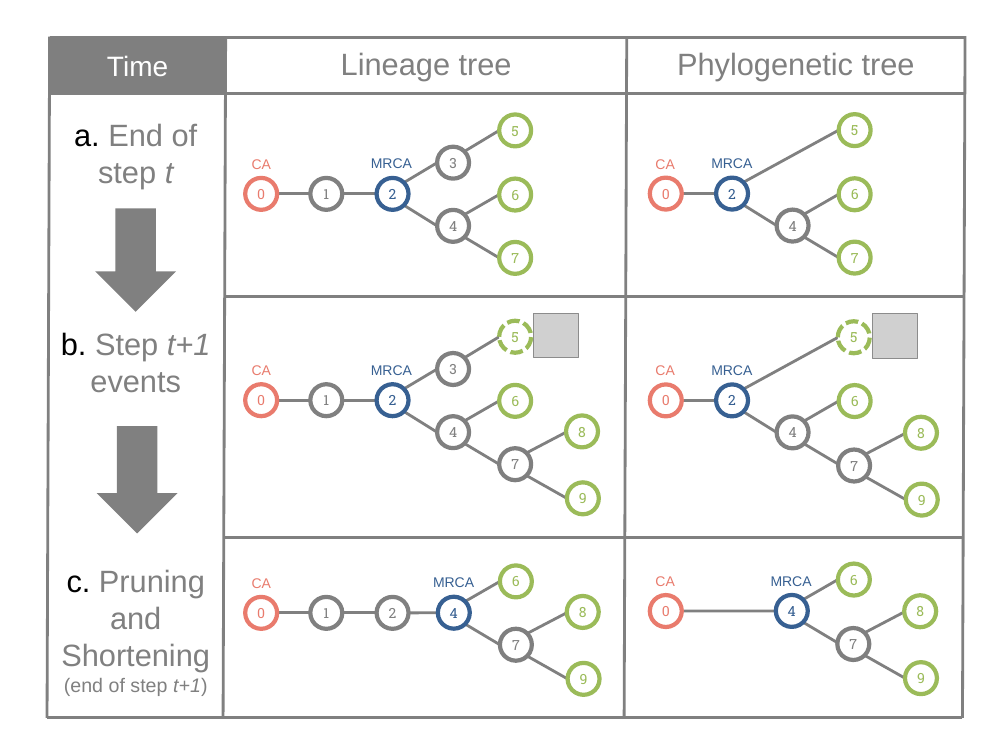
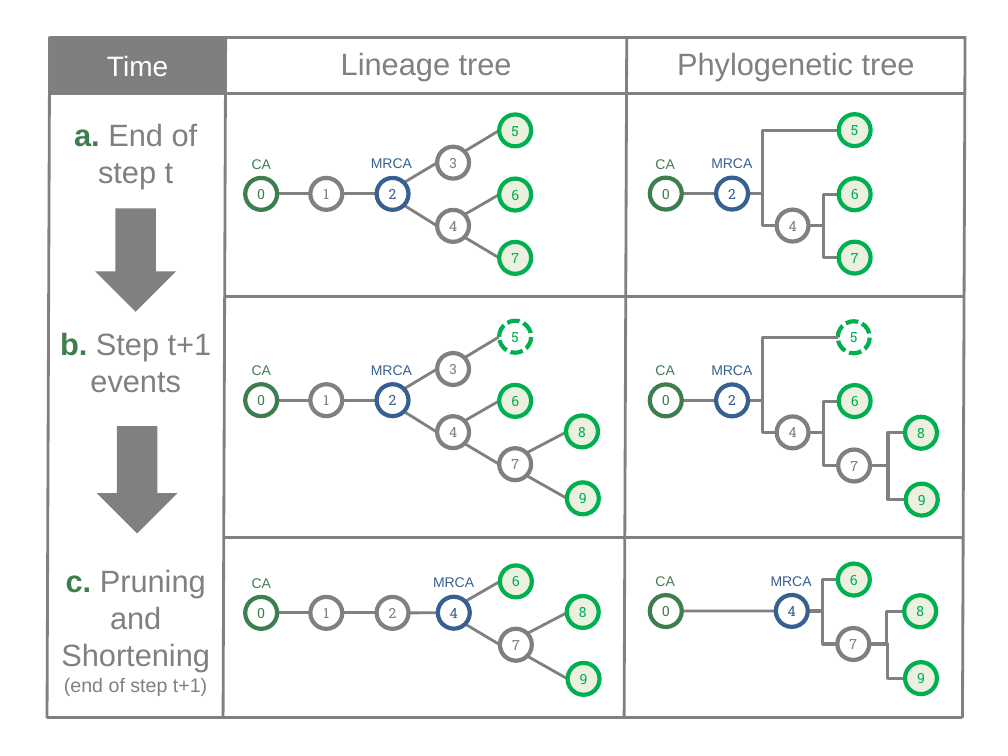
Before and after one commit to charlesrocabert/puutools, a slide deck: slide 1 of doc/basic_algorithm.pptx. Drawn at 1008x756 pixels with LibreOffice and Linux fonts; fonts in the diff are those of the drawing; grey boxes stand for pictures. Boxes give left, top, right and bottom in pixels: in the first picture for what was removed or moved away, otherwise in the second. Text is boxed around its words. In the diff, an @@ line names an element or a change of style, - is before the commit and + after.

```diff
--- a/doc/basic_algorithm.pptx
+++ b/doc/basic_algorithm.pptx
@@ text "a. End of" at bbox=[74, 123, 198, 189]: text colour #000000 to #3D7E4E, bold on in "a."; italic off in "t" @@
@@ elbow line added from (839, 130) to (748, 194), #808080 2.25 pt @@
@@ elbow line added from (776, 226) to (748, 194), #808080 2.25 pt @@
@@ elbow line added from (839, 195) to (808, 226), #808080 2.25 pt @@
@@ elbow line added from (839, 258) to (808, 226), #808080 2.25 pt @@
@@ text "b. Step t+1 events" at bbox=[60, 332, 212, 392]: text colour #000000 to #3D7E4E, bold on in "b."; italic off in "t+1" @@
@@ ellipse "5" at bbox=[499, 321, 531, 353]: text colour #9BBB59 to #00B050; outline #9BBB59 3 pt dashed to #00B050 3 pt dashed @@
@@ ellipse "5" at bbox=[838, 322, 870, 354]: text colour #9BBB59 to #00B050; outline #9BBB59 3 pt dashed to #00B050 3 pt dashed @@
@@ elbow line added from (838, 338) to (748, 400), #808080 2.25 pt @@
@@ elbow line added from (776, 432) to (748, 400), #808080 2.25 pt @@
@@ elbow line added from (839, 401) to (808, 432), #808080 2.25 pt @@
@@ elbow line added from (838, 466) to (808, 432), #808080 2.25 pt @@
@@ elbow line added from (905, 432) to (870, 466), #808080 2.25 pt @@
@@ elbow line added from (906, 500) to (870, 466), #808080 2.25 pt @@
@@ text at bbox=[64, 569, 207, 696]: text colour #000000 to #3D7E4E, bold on in "c."; italic off in "t+1)" @@
@@ text colour #E97B6D to #3D7E4E in 6 elements at bbox=[252, 159, 271, 169], bbox=[655, 159, 674, 169], bbox=[252, 365, 271, 375], bbox=[655, 365, 674, 375], bbox=[252, 578, 271, 588], bbox=[655, 576, 674, 586] @@
@@ text colour #E97B6D to #3D7E4E; outline #E97B6D 3 pt to #3D7E4E 3 pt in 6 elements at bbox=[245, 177, 277, 210], bbox=[650, 177, 682, 210], bbox=[245, 384, 277, 416], bbox=[650, 384, 682, 416], bbox=[245, 597, 277, 629], bbox=[650, 595, 682, 627] @@
@@ elbow line added from (838, 580) to (807, 611), #808080 2.25 pt @@
@@ elbow line added from (838, 644) to (807, 611), #808080 2.25 pt @@
@@ elbow line added from (904, 611) to (869, 644), #808080 2.25 pt @@
@@ group removed at bbox=[533, 130, 917, 678]: 14 lines, 2 pictures @@
@@ elbow line added from (905, 678) to (869, 644), #808080 2.25 pt @@
@@ text colour #9BBB59 to #00B050; fill #FFFFFF to #EBF1DE; outline #9BBB59 3 pt to #00B050 3 pt in 18 elements at bbox=[499, 115, 531, 147], bbox=[499, 178, 531, 211], bbox=[499, 242, 531, 274], bbox=[839, 114, 871, 146], bbox=[839, 178, 871, 211], bbox=[839, 242, 871, 274], bbox=[499, 385, 531, 417], bbox=[566, 415, 599, 448], bbox=[566, 483, 599, 515], bbox=[839, 385, 871, 417], bbox=[905, 416, 937, 449], bbox=[906, 484, 938, 516], bbox=[500, 565, 532, 598], bbox=[566, 596, 599, 628], bbox=[568, 663, 600, 696], bbox=[838, 563, 870, 596], bbox=[904, 596, 936, 628], bbox=[905, 662, 937, 695] @@
```
Also in this commit, not shown: 7 other files.
